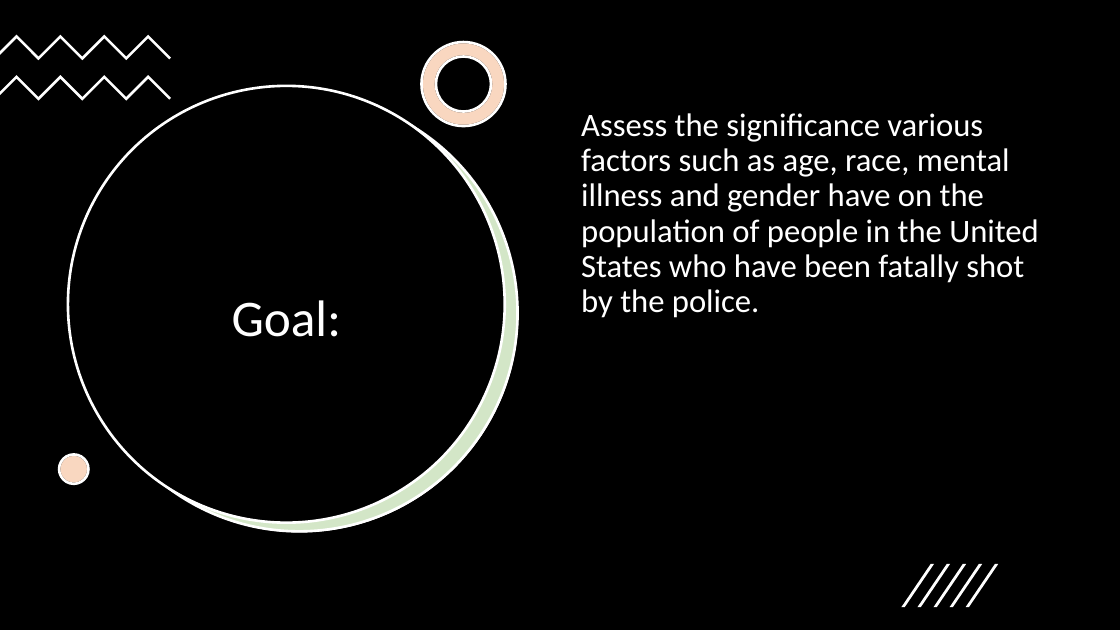
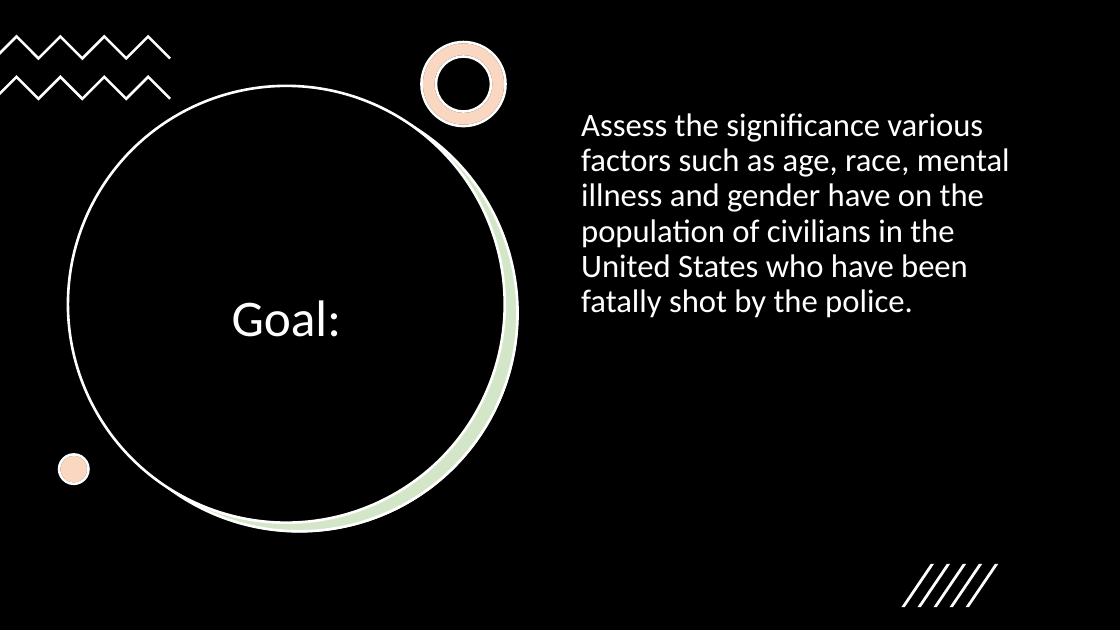
Before and after one commit to simrankota/comp4441_final, a slide deck: slide 2 of Final4441_presentation.pptx. Drawn at 1120x630 pixels with LibreOffice and Linux fonts; fonts in the diff are those of the drawing. Boxes give left, top, right and bottom in pixels: in the first picture for what was removed or moved away, otherwise in the second. Text is boxed around its words. In the diff, an @@ line names an element or a change of style, - is before the commit and + after.

```diff
--- a/Final4441_presentation.pptx
+++ b/Final4441_presentation.pptx
@@ text at (x1=581, y1=113, x2=1010, y2=318): text changed @@
-Assess the significance various factors such as age, race, mental illness and gender have on the population of people in the United States who have been fatally shot by the police.
+Assess the significance various factors such as age, race, mental illness and gender have on the population of civilians in the United States who have been fatally shot by the police.
```
Also in this commit, not shown: 1 other slide changed, 10 other files.
